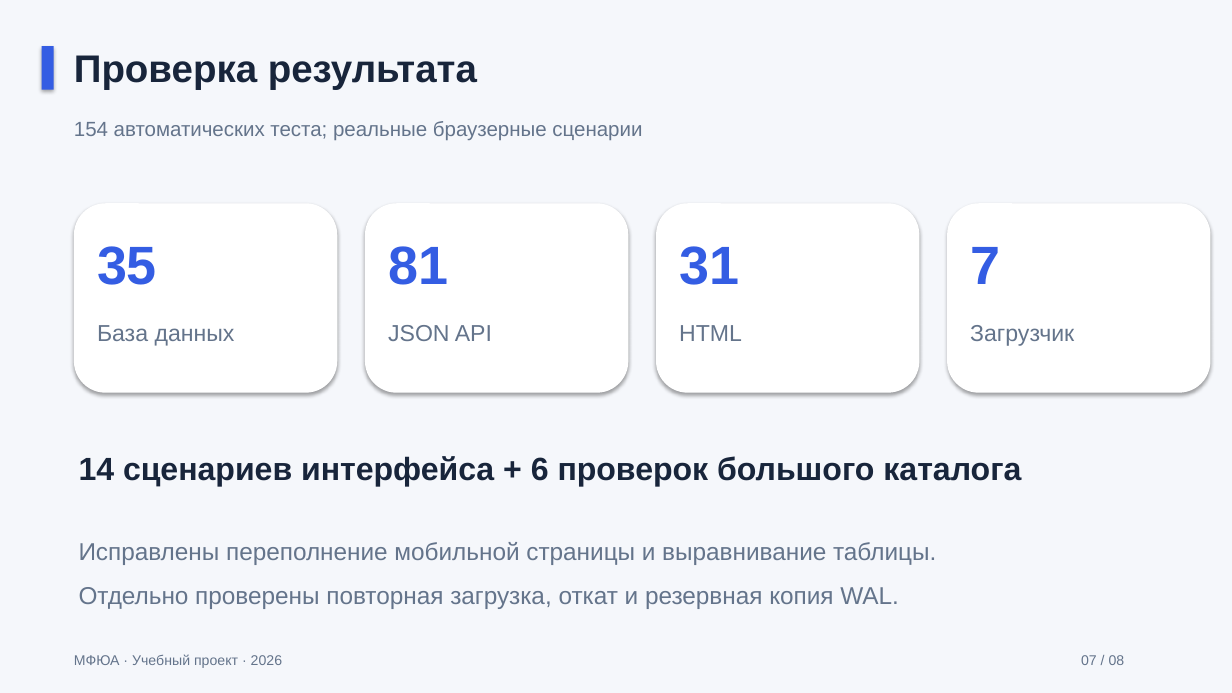
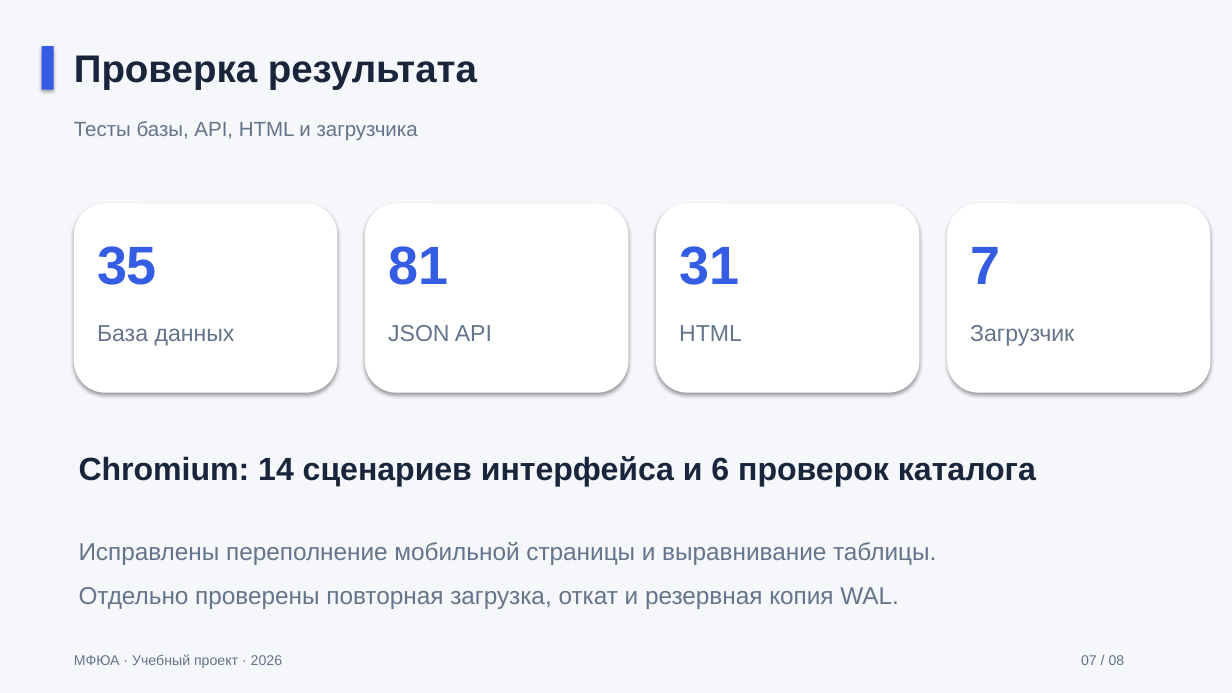
Before and after one commit to Koryza/kyyyyyrsach, a slide deck: slide 7 of docs/defense/catalog_defense.pptx. Drawn at 1232x693 pixels with LibreOffice and Linux fonts; fonts in the diff are those of the drawing. Boxes give left, top, right and bottom in pixels: in the first picture for what was removed or moved away, otherwise in the second. Text is boxed around its words. In the diff, an @@ line names an element or a change of style, - is before the commit and + after.

```diff
--- a/docs/defense/catalog_defense.pptx
+++ b/docs/defense/catalog_defense.pptx
@@ text at [74, 121, 418, 140]: text changed @@
-154 автоматических теста; реальные браузерные сценарии
+Тесты базы, API, HTML и загрузчика
@@ text at [79, 456, 1036, 486]: text changed @@
-14 сценариев интерфейса + 6 проверок большого каталога
+Chromium: 14 сценариев интерфейса и 6 проверок каталога
```
Also in this commit, not shown: 4 other slides changed, 23 other files.
